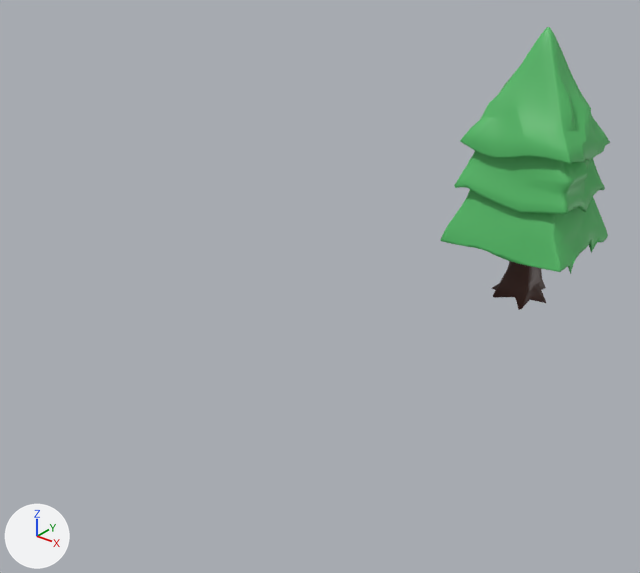
The FBX model Assets/Models/Terrain/pineTree.fbx: old version first, new version second.
Rendered twice from a 50 mm lens placed at (5.99, -9.77, 5.46), pointed at (-0.76, -1.33, 0.23). Arrows for +X, +Y and +Z are at lower left; the lights stay in place. Where no turn or scale is listed for an object, it has been applied to the vertices.

Names of what the first picture shows: 'Leaves Layer 1', 'Leaves Layer 2', 'Leaves Layer 3', 'Trunk'.
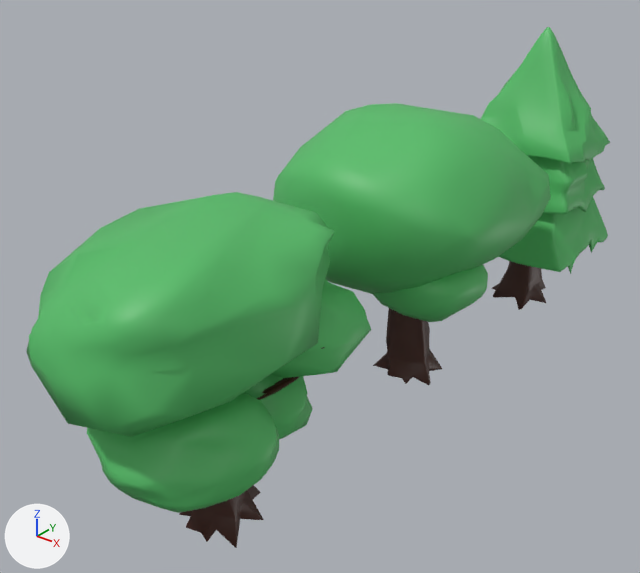
Where the newer file only moved an object's origin or applied its transform, the numbers keep the older frame.

Location of each change, [x1, y1, x2, y2] in pixels of the pictures (640 x 573 px):
'Plane.001', added (green)
    after: [26, 192, 371, 513]
'Plane.003', added (green)
    after: [273, 103, 551, 322]
'Trunk.001', added (brown)
    after: [373, 308, 442, 385]
'Trunk.002', added (brown)
    after: [179, 485, 264, 548]
'Cylinder.001', added
    after: [256, 347, 325, 400]
'Leaves Layer 2', unchanged, covered by the edit
    before: [454, 151, 605, 214]
    after: [528, 156, 605, 214]

Diff of the bpy script that builds the scene:
```diff
--- a/Assets/Models/Terrain/pineTree.fbx.py
+++ b/Assets/Models/Terrain/pineTree.fbx.py
@@ me_cylinder_003 @@
+me_cylinder_003.from_pydata(...)  # 820 vertices, 561 faces; spans x -0.99..1.02, y -1.45..1.09, z 0.93..2.74
+me_cylinder_003.materials.append(mat_material_002)  # brown #422015
@@ me_cube_012 @@
+me_cube_012.from_pydata(...)  # 147 vertices, 143 faces; spans x -2.93..2.3, y -2.5..2.82, z -12.83..0.58
+me_cube_012.materials.append(mat_material_002)  # brown #422015
@@ me_plane_001 @@
+me_plane_001.from_pydata(...)  # 1800 vertices, 3140 faces; spans x -1.52..1.29, y -1.82..1.85, z 0.81..3.67
+me_plane_001.materials.append(mat_material_001)  # green #55bd68
@@ me_cube_011 @@
+me_cube_011.from_pydata(...)  # 114 vertices, 114 faces; spans x -1.64..2.37, y -1.65..2.06, z -8.47..0.33
+me_cube_011.materials.append(mat_material_002)  # brown #422015
@@ me_plane_003 @@
+me_plane_003.from_pydata(...)  # 450 vertices, 785 faces; spans x -2.03..1.48, y -1.95..1.72, z 1.21..3.98
+me_plane_003.materials.append(mat_material_001)  # green #55bd68
@@ ob_cylinder_001 @@
+ob_cylinder_001 = bpy.data.objects.new('Cylinder.001', me_cylinder_003)
+ob_cylinder_001.location = (-0.14, -4.02, -1.46)
@@ ob_trunk_002 @@
+ob_trunk_002 = bpy.data.objects.new('Trunk.002', me_cube_012)
+ob_trunk_002.location = (-0.14, -4.02, -1.46)
+ob_trunk_002.rotation_euler = (0.0, 0.0, 0.486)  # degrees (0, 0, 28)
+ob_trunk_002.scale = (-0.191, -0.191, -0.191)
@@ ob_plane_001 @@
+ob_plane_001 = bpy.data.objects.new('Plane.001', me_plane_001)
+ob_plane_001.location = (-0.14, -4.02, -1.46)
@@ ob_trunk_001 @@
+ob_trunk_001 = bpy.data.objects.new('Trunk.001', me_cube_011)
+ob_trunk_001.location = (-0.19, 0.27, -1.51)
+ob_trunk_001.rotation_euler = (0.0, 0.0, 0.486)  # degrees (0, 0, 28)
+ob_trunk_001.scale = (-0.263, -0.263, -0.263)
@@ ob_plane_003 @@
+ob_plane_003 = bpy.data.objects.new('Plane.003', me_plane_003)
+ob_plane_003.location = (-0.19, 0.27, -1.51)
```
